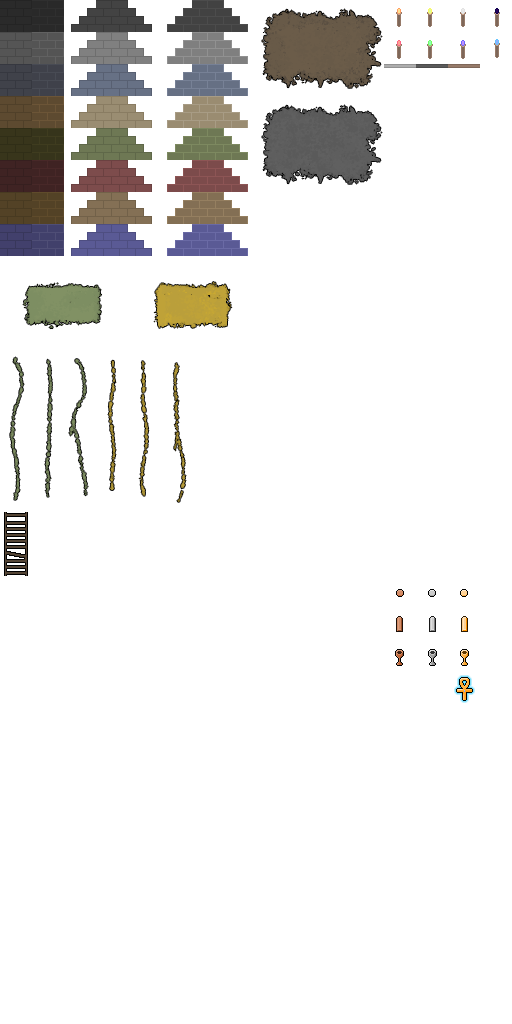
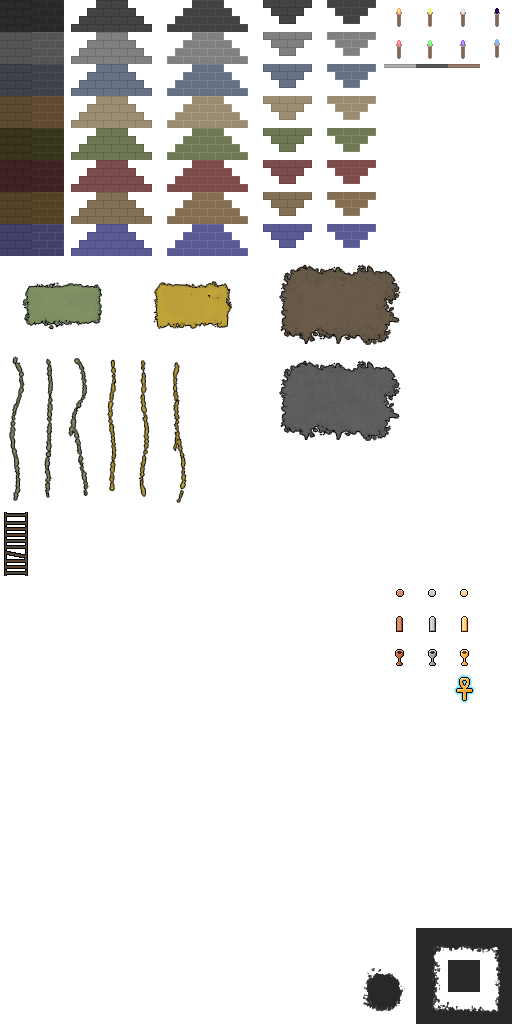
Before/after of a 512 x 1024 layered artwork. What changed in the layer stack:
added layer "Layer 2" above "Layer 1" over [362, 928, 512, 1024]
added layer "Layer 1" above "Layer 1 copy" over [263, 0, 376, 248]
painted on "Layer 1 copy" over [261, 8, 401, 441]
